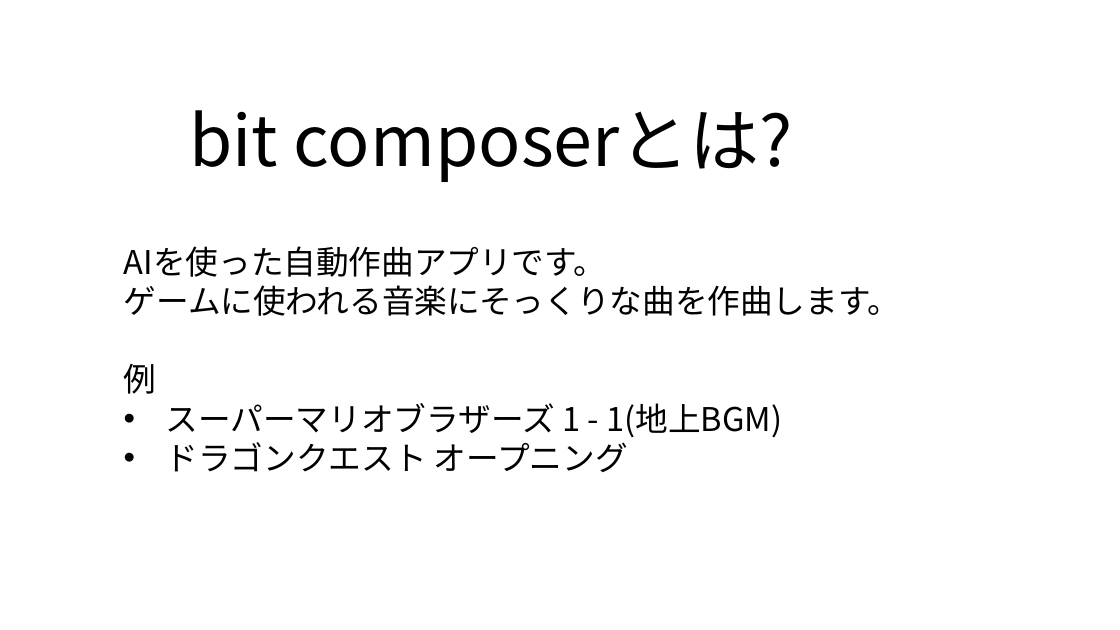
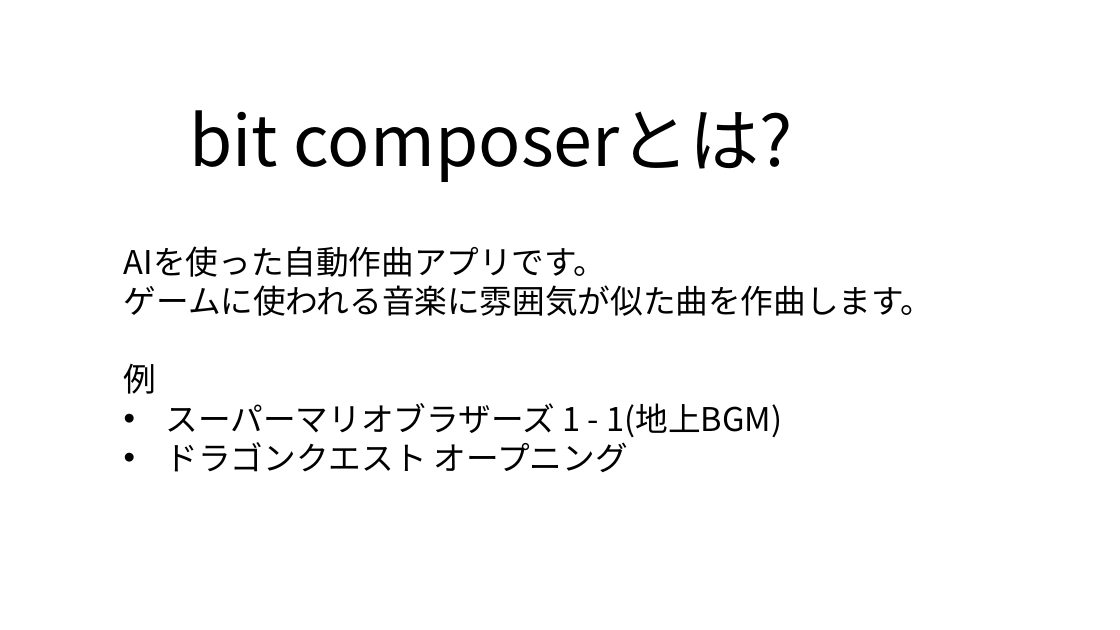
Before and after one commit to yoshitake266/bitComposer_prj, a slide deck: slide 2 of presentation/bit Composer.pptx. Drawn at 1120x630 pixels with LibreOffice and Linux fonts; fonts in the diff are those of the drawing. Boxes give left, top, right and bottom in pixels: in the first picture for what was removed or moved away, otherwise in the second. Text is boxed around its words. In the diff, an @@ line names an element or a change of style, - is before the commit and + after.

```diff
--- a/presentation/bit Composer.pptx
+++ b/presentation/bit Composer.pptx
@@ text at [124, 285, 934, 316]: text changed @@
-ゲームに使われる音楽にそっくりな曲を作曲します。
+ゲームに使われる音楽に雰囲気が似た曲を作曲します。
```
Also in this commit, not shown: 4 other slides changed, 4 slides removed.
